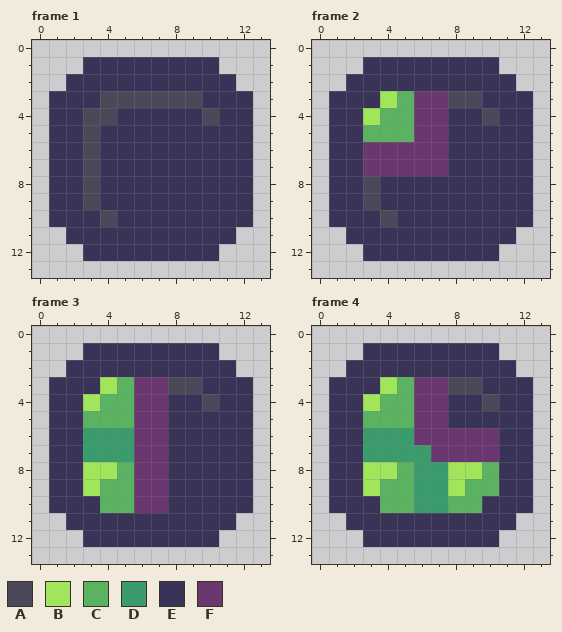
Pixel-art file, stored at Art/Pip Health UI.aseprite. This is how it looked before the edit.
14x14 pixels, 5 frames. Shown: frame 1, frame 2, frame 3, frame 4. The commit also changed other frames, which this record leaves out.
Visible layers, top first: "Fore", "Back".
Palette (. is transparent): A #4a4859  B #a1e55a  C #5bb361  D #3a9b6c  E #393457  F #6a3771
Pixels before, frame 1, first column x 1:
 1 ..EEEEEEEE..
 2 .EEEEEEEEEE.
 3 EEEAAAAAAEEE
 4 EEAAEEEEEAEE
 5 EEAEEEEEEEEE
 6 EEAEEEEEEEEE
 7 EEAEEEEEEEEE
 8 EEAEEEEEEEEE
 9 EEAEEEEEEEEE
10 EEEAEEEEEEEE
11 .EEEEEEEEEE.
12 ..EEEEEEEE..
Pixels before, frame 2, first column x 1:
 1 ..EEEEEEEE..
 2 .EEEEEEEEEE.
 3 EEEBCFFAAEEE
 4 EEBCCFFEEAEE
 5 EECCCFFEEEEE
 6 EEFFFFFEEEEE
 7 EEFFFFFEEEEE
 8 EEAEEEEEEEEE
 9 EEAEEEEEEEEE
10 EEEAEEEEEEEE
11 .EEEEEEEEEE.
12 ..EEEEEEEE..
Pixels before, frame 3, first column x 1:
 1 ..EEEEEEEE..
 2 .EEEEEEEEEE.
 3 EEEBCFFAAEEE
 4 EEBCCFFEEAEE
 5 EECCCFFEEEEE
 6 EEDDDFFEEEEE
 7 EEDDDFFEEEEE
 8 EEBBCFFEEEEE
 9 EEBCCFFEEEEE
10 EEECCFFEEEEE
11 .EEEEEEEEEE.
12 ..EEEEEEEE..
Pixels before, frame 4, first column x 1:
 1 ..EEEEEEEE..
 2 .EEEEEEEEEE.
 3 EEEBCFFAAEEE
 4 EEBCCFFEEAEE
 5 EECCCFFEEEEE
 6 EEDDDFFFFFEE
 7 EEDDDDFFFFEE
 8 EEBBCDDBBCEE
 9 EEBCCDDBCCEE
10 EEECCDDCCEEE
11 .EEEEEEEEEE.
12 ..EEEEEEEE..
Now the later version:
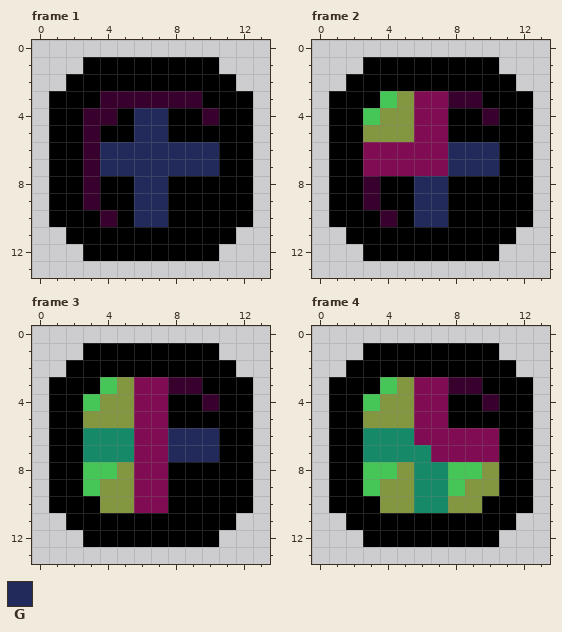
Colours new in this view: G #222a5c
From old to new:
colour A: #4a4859 -> #38002c
colour B: #a1e55a -> #46c657
colour C: #5bb361 -> #839740
colour D: #3a9b6c -> #158968
colour E: #393457 -> #000000
colour F: #6a3771 -> #800c53
Frame 1, layer "Back":
y 4..5: x 6..7 EE -> GG
y 6..7: x 4..10 EEEEEEE -> GGGGGGG
y 8..10: x 6..7 EE -> GG
Frame 2, layer "Back":
y 6..7: x 8..10 EEE -> GGG
y 8..10: x 6..7 EE -> GG
Frame 3, layer "Back":
y 6..7: x 8..10 EEE -> GGG
Boxes around the changes in both pictures, in picture pixels (x1, y1, x2, y2):
changed: (49, 57, 253, 261)
changed: (329, 57, 533, 261)
changed: (49, 343, 253, 547)
changed: (329, 343, 533, 547)
